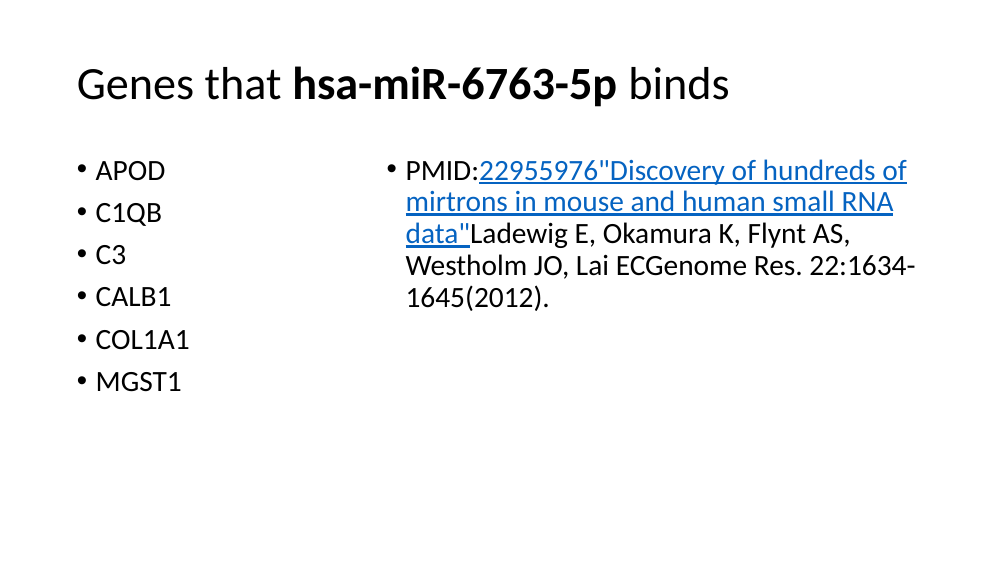
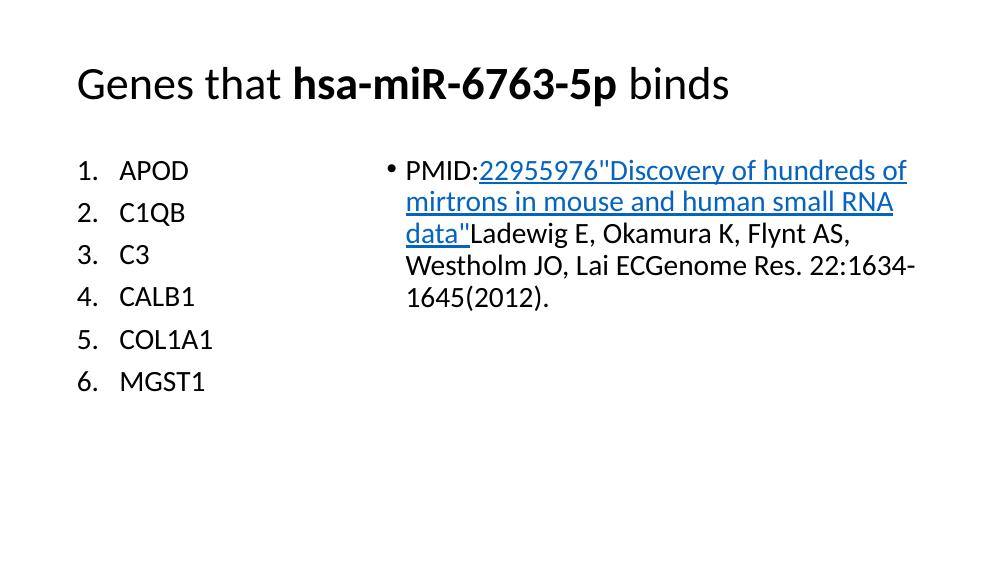
Before and after one commit to GuerreroVazquez/miRNA_small_tools, a slide deck: slide 27 of Presentations/Dryrun.pptx (slide 26 before the commit). Drawn at 1008x567 pixels with LibreOffice and Linux fonts; fonts in the diff are those of the drawing. Boxes give left, top, right and bottom in pixels: in the first picture for what was removed or moved away, otherwise in the second. Text is boxed around its words. In the diff, an @@ line names an element or a change of style, - is before the commit and + after.

```diff
--- a/Presentations/Dryrun.pptx
+++ b/Presentations/Dryrun.pptx
@@ text "APOD" at (119,161,213,392): bullet • to 1. @@
```
Also in this commit, not shown: 8 other slides changed, 17 slides added.
